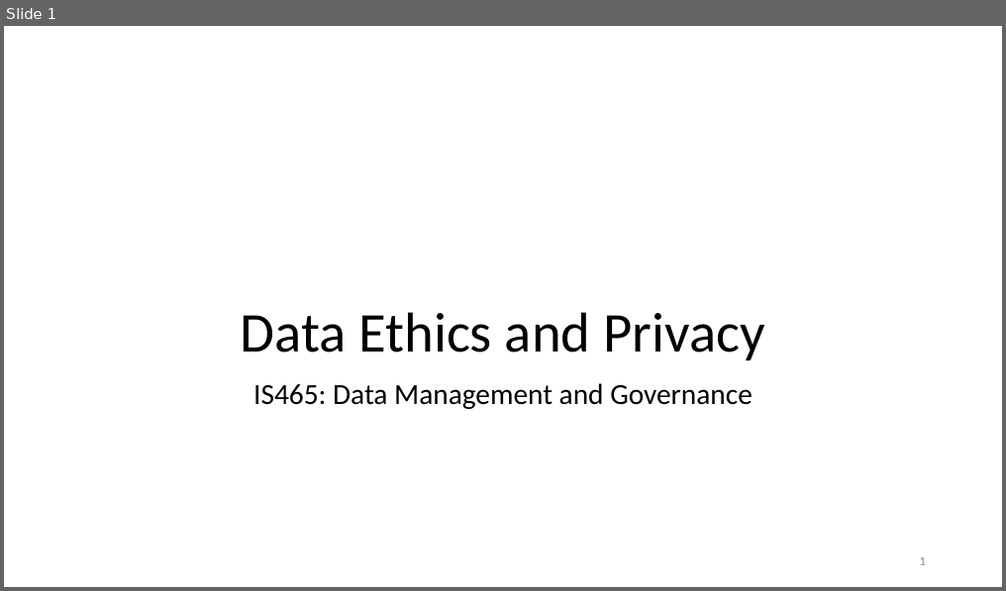
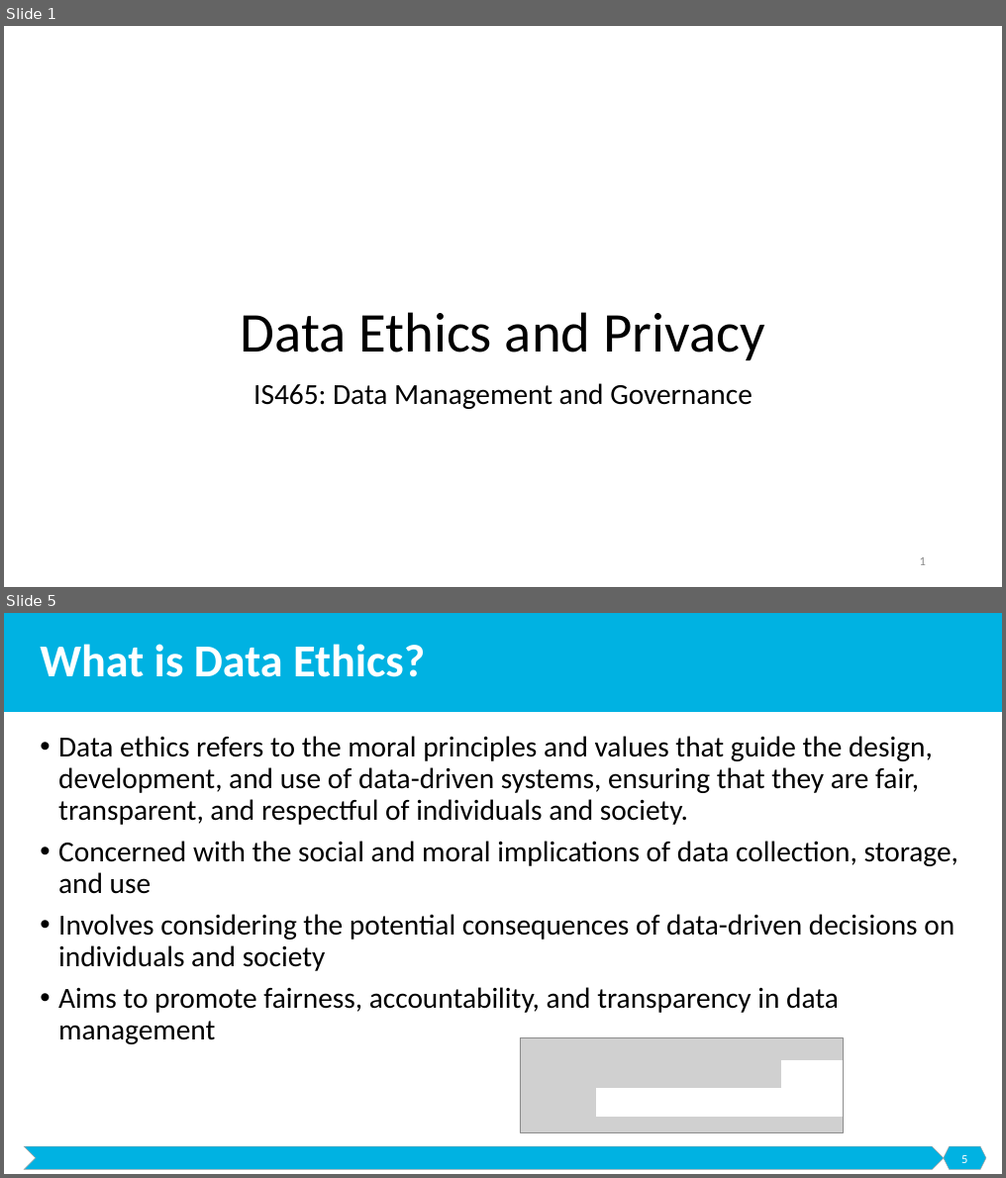
Before and after one commit to malenezi/malenezi, a slide deck: IS466/Lectures/7-DEP/Data Ethics and Privacy.pptx. Shown one above the other, each under a label of ours: slide 1 before the commit, slides 1 and 5 after it; the slides between them are not shown. The pictures are 1006x591 and 1006x1178 pixels, drawn with LibreOffice and Linux fonts; fonts in the diff are those of the drawing; grey boxes stand for pictures; background and template pictures are left out. Boxes give left, top, right and bottom in pixels: in the first picture for what was removed or moved away, otherwise in the second. Text is boxed around its words. In the diff, an @@ line names an element or a change of style, - is before the commit and + after.

```diff
--- a/IS466/Lectures/7-DEP/Data Ethics and Privacy.pptx
+++ b/IS466/Lectures/7-DEP/Data Ethics and Privacy.pptx
@@ slide 5 added at box(4, 613, 1002, 1174), background #FFFFFF @@
@@ rectangle added at box(4, 613, 1002, 712), fill #00B2E2 @@
@@ title added at box(40, 644, 425, 677), 44 pt, text #FFFFFF, bold @@
+What is Data Ethics?
@@ text added at box(58, 736, 958, 1045), 28 pt, text #000000 @@
+• Data ethics refers to the moral principles and values that guide the design, development, and use of data-driven systems, ensuring that they are fair, transparent, and respectful of individuals and society.
+• Concerned with the social and moral implications of data collection, storage, and use
+• Involves considering the potential consequences of data-driven decisions on individuals and society
+• Aims to promote fairness, accountability, and transparency in data management
@@ picture added at box(520, 1039, 843, 1134) @@
@@ rectangle added at box(782, 1060, 843, 1117), fill #FFFFFF, outline #FFFFFF 1 pt @@
@@ rectangle added at box(597, 1088, 792, 1117), fill #FFFFFF, outline #FFFFFF 1 pt @@
@@ chevron added at box(24, 1147, 944, 1170), fill #00B2E2, outline #A5A5A5 0.5 pt @@
@@ hexagon added at box(944, 1147, 986, 1170), fill #00B2E2, outline #A5A5A5 0.5 pt @@
@@ page number added at box(961, 1156, 967, 1163), 12 pt, text #FFFFFF @@
+5
```
Also in this commit, not shown: 3 slides changed, 51 other slides added, 2 other files.
